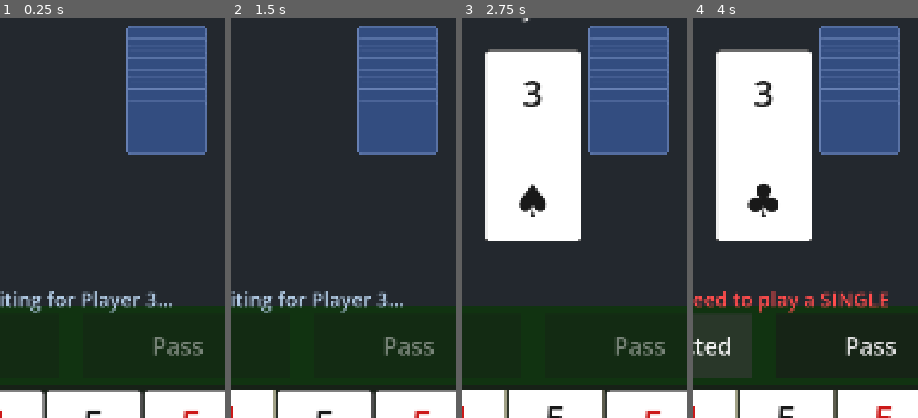
Above: before the commit, frames 1-4 (left to right).
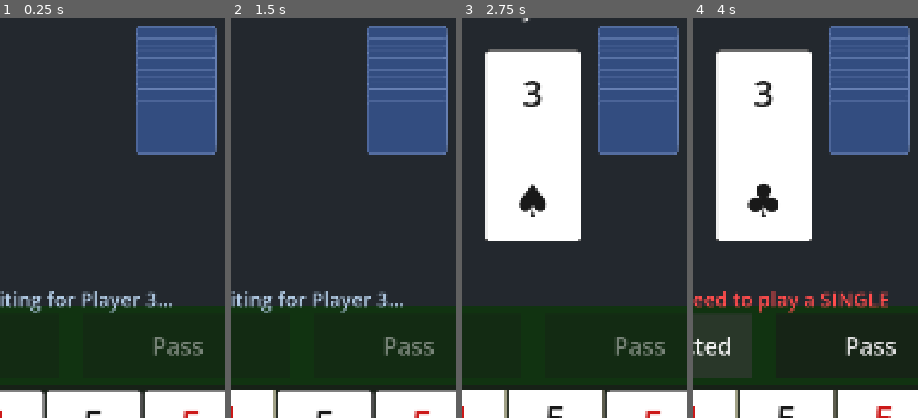
Above: after the commit, the same moments.

Repository: binhrobles/thirteen
Game: Godot game, scene res://scenes/main.tscn
Two runs of this game, one before a commit and one after it. Both use one fixed random seed, a clock stepped at 60 frames per second and the inputs below.
Inputs (mouse positions are % of the whole screen's width and height, from its top left):
- Up to frame 1 (0.25 s): no input
- Up to frame 2 (1.5 s): tap Enter at 0.5 s; move the mouse to (12, 85) at 0.52 s; click (12, 85) at 0.67 s; tap Space at 1.25 s; move the mouse to (33, 85) at 1.27 s; click (33, 85) at 1.42 s
- Up to frame 3 (2.75 s): tap Enter at 2 s; move the mouse to (55, 85) at 2.02 s; click (55, 85) at 2.17 s
- Up to frame 4 (4 s): tap Space at 2.75 s; move the mouse to (77, 85) at 2.77 s; click (77, 85) at 2.92 s; click "Play Selected" at 3.5 s
The pictures show only the part of the screen within x 34-84%, y 29-79%; the shares and areas given below are measured in that part.

The runs differ from the first frame. In frame 1, 3.4% of the frame differs, in the area x 56-97%, y 2-35%; in frame 2, 3.4%; in frame 3, 3.4%; in frame 4, 3.4%.

Commit message:
Fix rotated card positioning - all sides now flush
Corrected rotation positioning logic:
- LEFT: position at x=0 for flush left edge
- RIGHT: position at x=size.x-card_height, anchor_right=1.0 for flush right
- Removed debug print statements

Debugged using Godot MCP to verify positioning calculations.

Co-Authored-By: Claude Sonnet 4.5 <noreply@anthropic.com>

Diff:
--- a/scripts/opponent_hand.gd
+++ b/scripts/opponent_hand.gd
@@ -58,10 +58,10 @@
 			anchor_bottom = 0.13
 
 		Position.RIGHT:
-			# Right edge, vertically centered
+			# Right edge, vertically centered, flush with right edge
 			# Need wider area to fit rotated cards (card height becomes visual width)
-			anchor_left = 0.75
-			anchor_right = 0.98
+			anchor_left = 0.77
+			anchor_right = 1.0
 			anchor_top = 0.3
 			anchor_bottom = 0.5
 
@@ -143,19 +143,20 @@
 			# Vertical layout (left/right) - rotate 90 degrees
 			card_back.rotation_degrees = 90
 
-			# Control nodes rotate around top-left (0,0) by default
-			# After 90° clockwise rotation: width becomes height visually
+			# When rotating 90° clockwise around top-left (0,0):
+			# After rotation, card occupies x: [position.x] to [position.x + card_height]
+			# So: left_edge = position.x, right_edge = position.x + card_height
+
 			var y_pos: float = i * overlap
 
 			if position_mode == Position.RIGHT:
-				# Align to right edge of container
-				# After rotation, card extends card_height to the right from position
+				# Right edge should be at size.x, so: position.x + card_height = size.x
 				var x_pos: float = size.x - card_height
 				card_back.position = Vector2(x_pos, y_pos)
 			else:  # Position.LEFT
-				# Align to left edge of container (flush with left)
-				# Position at (0, y) and card extends to the right
-				card_back.position = Vector2(0, y_pos)
+				# Left edge should be at 0, so: position.x = 0
+				var x_pos: float = 0
+				card_back.position = Vector2(x_pos, y_pos)
 
 		card_backs.append(card_back)
 
